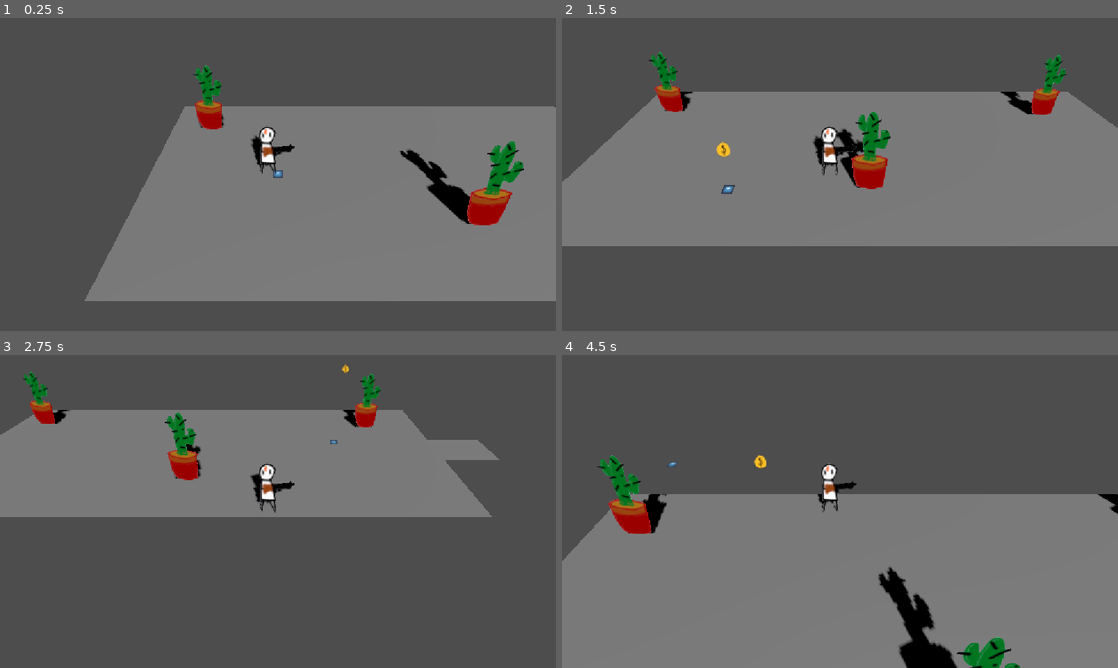
Above: before the commit, frames 1-4 (two rows, left to right).
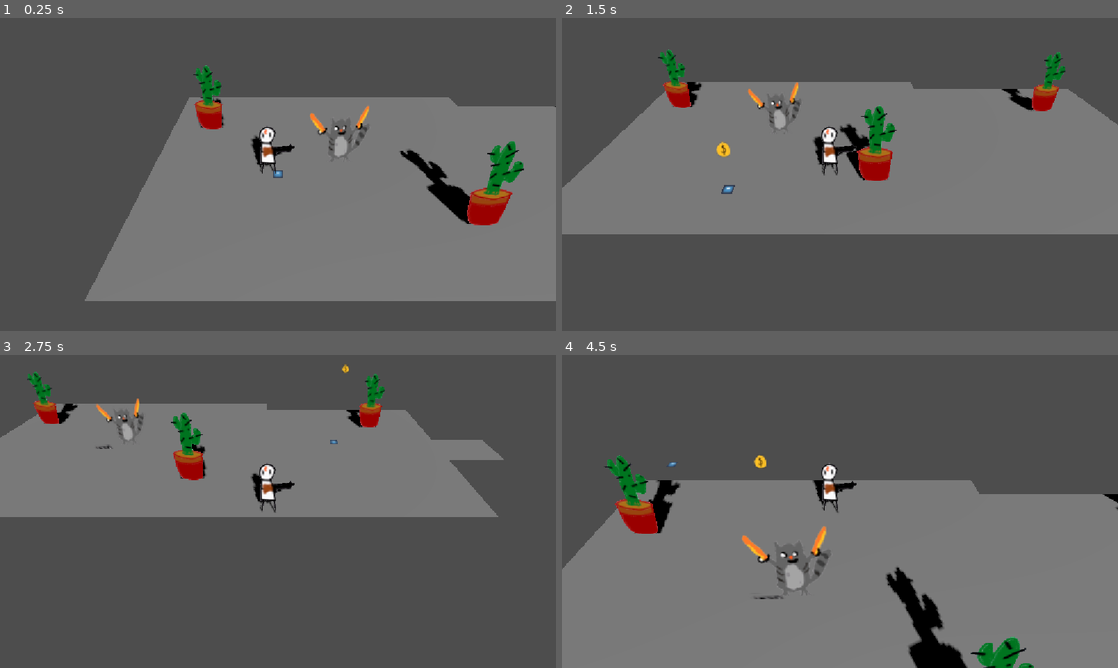
Above: after the commit, the same moments.

Repository: gmuGADIG/DEADSHOT
Game: Godot game, scene res://test_scenes/demo1/demo_a.tscn
Two runs of this game, one before a commit and one after it. Both use one fixed random seed, a clock stepped at 60 frames per second and the inputs below. This scene is started directly instead of the project's main scene. The engine's default icon, where the game draws it, is replaced by a stand-in: a white triangle on a blue panel in a dark square.
Inputs (mouse positions are in pixels of both pictures, inside the frame that each line leads up to):
- Up to frame 1 (0.25 s): no input
- Up to frame 2 (1.5 s): tap Enter at 0.5 s; move the mouse to (962, 158) at 0.52 s; hold D (move_right) 0.53-1.28 s; click (962, 158) at 0.6 s; move the mouse to (728, 190) at 1.27 s; hold S (move_down) from 1.28 s (still down); click (728, 190) at 1.35 s
- Up to frame 3 (2.75 s): move the mouse to (333, 442) at 2.02 s; release S (move_down) at 2.03 s; hold D (move_right) from 2.03 s (still down); hold E (interact) from 2.03 s (still down); click (333, 442) at 2.3 s
- Up to frame 4 (4.5 s): move the mouse to (812, 574) at 2.77 s; release D (move_right) at 2.78 s; release E (interact) at 2.78 s; hold W (move_up) 2.78-3.53 s; tap Space (roll) at 2.85 s; click (812, 574) at 3.05 s; move the mouse to (1006, 558) at 3.52 s; hold A (move_left) from 3.53 s (still down); click (1006, 558) at 3.6 s; move the mouse to (673, 464) at 4.27 s; click (673, 464) at 4.35 s

The runs differ from the first frame. In frame 1, 1.7% of the frame differs, in the area x 33-83%, y 25-45%; in frame 2, 8.7%, in the area x 0-100%, y 10-73%; in frame 3, 2.9%; in frame 4, 6.6%.

Commit message:
Bullets have speed and direction
Bullets are able to be spawned by the enemy on an interval set in inspector, after which they are shot in a certain direction with speed set in inspector on an interval able to be set in inspector.

Diff:
--- /dev/null
+++ b/world/enemy/Enemy Bullets/enemy_bullet.gd
@@ -0,0 +1,26 @@
+extends Node3D
+
+@export var despawn_after_seconds := 5.0
+@onready var area_3d: Area3D = $Area3D
+@onready var timer: Timer = $Timer
+var bullet_speed := 10.0
+var direction: Vector3
+
+func _ready() -> void:
+	timer.wait_time = despawn_after_seconds
+
+func _process(delta: float) -> void:
+	position += direction * bullet_speed * delta
+
+# if hits player or terrain, despawn
+func _on_area_3d_body_entered(body: Node3D) -> void:
+	pass
+
+func _on_timer_timeout() -> void:
+	queue_free()
+
+func set_speed(speed: float) -> void:
+	bullet_speed = speed
+
+func set_target(target: Vector3) -> void:
+	direction = (target - position).normalized()
--- /dev/null
+++ b/world/enemy/Enemy Bullets/enemy_bullet.tscn
@@ -0,0 +1,28 @@
+[gd_scene load_steps=4 format=3 uid="uid://bdo2hhkl4eici"]
+
+[ext_resource type="Script" uid="uid://dfmqhwv6hg8e0" path="res://world/enemy/Enemy Bullets/enemy_bullet.gd" id="1_bvla6"]
+[ext_resource type="Texture2D" uid="uid://54e4esurd3xm" path="res://temp_art/gartic/gun.png" id="1_ydd17"]
+
+[sub_resource type="CylinderShape3D" id="CylinderShape3D_akls5"]
+height = 0.8574219
+radius = 0.32080078
+
+[node name="Node3D" type="Node3D"]
+script = ExtResource("1_bvla6")
+despawn_after_seconds = 10.0
+
+[node name="Sprite3D" type="Sprite3D" parent="."]
+texture = ExtResource("1_ydd17")
+
+[node name="Area3D" type="Area3D" parent="."]
+
+[node name="CollisionShape3D" type="CollisionShape3D" parent="Area3D"]
+transform = Transform3D(-4.371139e-08, -1, 0, -4.371139e-08, 1.9106855e-15, -1, 1, -4.371139e-08, -4.371139e-08, 0, 0, 0)
+shape = SubResource("CylinderShape3D_akls5")
+
+[node name="Timer" type="Timer" parent="."]
+wait_time = 5.0
+autostart = true
+
+[connection signal="body_entered" from="Area3D" to="." method="_on_area_3d_body_entered"]
+[connection signal="timeout" from="Timer" to="." method="_on_timer_timeout"]
--- a/world/enemy/Enemy Bullets/node_3d.tscn
+++ /dev/null
@@ -1,18 +0,0 @@
-[gd_scene load_steps=3 format=3 uid="uid://bdo2hhkl4eici"]
-
-[ext_resource type="Texture2D" uid="uid://54e4esurd3xm" path="res://temp_art/gartic/gun.png" id="1_owfvo"]
-
-[sub_resource type="CylinderShape3D" id="CylinderShape3D_akls5"]
-height = 0.8574219
-radius = 0.32080078
-
-[node name="Node3D" type="Node3D"]
-
-[node name="Sprite3D" type="Sprite3D" parent="."]
-texture = ExtResource("1_owfvo")
-
-[node name="RigidBody3D" type="RigidBody3D" parent="."]
-
-[node name="CollisionShape3D" type="CollisionShape3D" parent="RigidBody3D"]
-transform = Transform3D(-4.371139e-08, -1, 0, -4.371139e-08, 1.9106855e-15, -1, 1, -4.371139e-08, -4.371139e-08, 0, 0, 0)
-shape = SubResource("CylinderShape3D_akls5")
--- a/world/enemy/base/enemy_base.gd
+++ b/world/enemy/base/enemy_base.gd
@@ -1,11 +1,30 @@
 extends CharacterBody3D
 
+@export var fire_rate: float
+@export var bullet_speed: float
+@onready var timer: Timer = $Timer
+var shooting := false
+var can_shoot := true
 
-# Called when the node enters the scene tree for the first time.
 func _ready() -> void:
-	pass # Replace with function body.
+	timer.wait_time = fire_rate
+	shoot_bullet()
 
+func shoot_bullet() -> void:
+	if !can_shoot:
+		return
+	timer.start()
+	if (!shooting):
+		var bullet_reference: Node3D = load("res://world/enemy/Enemy Bullets/enemy_bullet.tscn").instantiate()
+		bullet_reference.set_speed(fire_rate);
+		bullet_reference.set_target(Vector3(-1, 0, 1))
+		add_sibling(bullet_reference)
+		bullet_reference.global_position = global_position
+		shooting = true
 
-# Called every frame. 'delta' is the elapsed time since the previous frame.
-func _process(delta: float) -> void:
-	pass
+func _on_timer_timeout() -> void:
+	shooting = false
+	shoot_bullet()
+
+func stop_shooting() -> void:
+	can_shoot = false
--- a/world/enemy/base/enemy_base.tscn
+++ b/world/enemy/base/enemy_base.tscn
@@ -1,6 +1,7 @@
-[gd_scene load_steps=3 format=3 uid="uid://dx3l0wduat3tp"]
+[gd_scene load_steps=4 format=3 uid="uid://dx3l0wduat3tp"]
 
 [ext_resource type="Script" uid="uid://duwt050r1xw07" path="res://world/enemy/base/enemy_base.gd" id="1_1uty2"]
+[ext_resource type="Texture2D" uid="uid://ccalgafhbfwhn" path="res://temp_art/gartic/raccoon_with_gun.png" id="2_fsaya"]
 
 [sub_resource type="CylinderShape3D" id="CylinderShape3D_plfsl"]
 height = 1.85699
@@ -8,6 +9,7 @@
 
 [node name="Enemy" type="CharacterBody3D"]
 script = ExtResource("1_1uty2")
+fire_rate = 1.0
 
 [node name="CollisionShape3D" type="CollisionShape3D" parent="."]
 transform = Transform3D(1, 0, 0, 0, 1, 0, 0, 0, 1, 0, 0.94693, 0)
@@ -15,3 +17,8 @@
 
 [node name="Sprite3D" type="Sprite3D" parent="."]
 transform = Transform3D(1, 0, 0, 0, 0.866025, 0.5, 0, -0.5, 0.866025, 0, 1, 0)
+texture = ExtResource("2_fsaya")
+
+[node name="Timer" type="Timer" parent="."]
+
+[connection signal="timeout" from="Timer" to="." method="_on_timer_timeout"]
--- a/world/levels/level_base.tscn
+++ b/world/levels/level_base.tscn
@@ -1,9 +1,11 @@
-[gd_scene load_steps=5 format=3 uid="uid://bk60c4813t663"]
+[gd_scene load_steps=7 format=3 uid="uid://bk60c4813t663"]
 
 [ext_resource type="PackedScene" uid="uid://cr05xakri7lnw" path="res://world/floor/floor_gen.tscn" id="1_8hxjk"]
 [ext_resource type="PackedScene" uid="uid://nuqmhgq1e2lu" path="res://world/player/player.tscn" id="2_nnb1h"]
 [ext_resource type="Script" uid="uid://2uxmd0kth1s5" path="res://world/transitions/entry_points.gd" id="2_rsarx"]
+[ext_resource type="PackedScene" uid="uid://d1gunjkbicne3" path="res://world/floor/temp_floor.tscn" id="2_xskwq"]
 [ext_resource type="PackedScene" uid="uid://1s1a4b2buf1o" path="res://menu/pause_menu/pause_menu.tscn" id="3_uyrbk"]
+[ext_resource type="PackedScene" uid="uid://dx3l0wduat3tp" path="res://world/enemy/base/enemy_base.tscn" id="6_0lvvw"]
 
 [node name="LevelBase" type="Node3D"]
 
@@ -14,6 +16,8 @@
 shadow_enabled = true
 
 [node name="Floor" parent="World" instance=ExtResource("1_8hxjk")]
+
+[node name="temp_Floor2" parent="World" instance=ExtResource("2_xskwq")]
 
 [node name="EntryPoints" type="Node3D" parent="."]
 script = ExtResource("2_rsarx")
@@ -31,3 +35,6 @@
 
 [node name="PauseMenu" parent="UI" instance=ExtResource("3_uyrbk")]
 layout_mode = 1
+
+[node name="Enemy" parent="." instance=ExtResource("6_0lvvw")]
+fire_rate = 2.0
Not shown, added: world/enemy/Enemy Bullets/enemy_bullet.gd.uid
